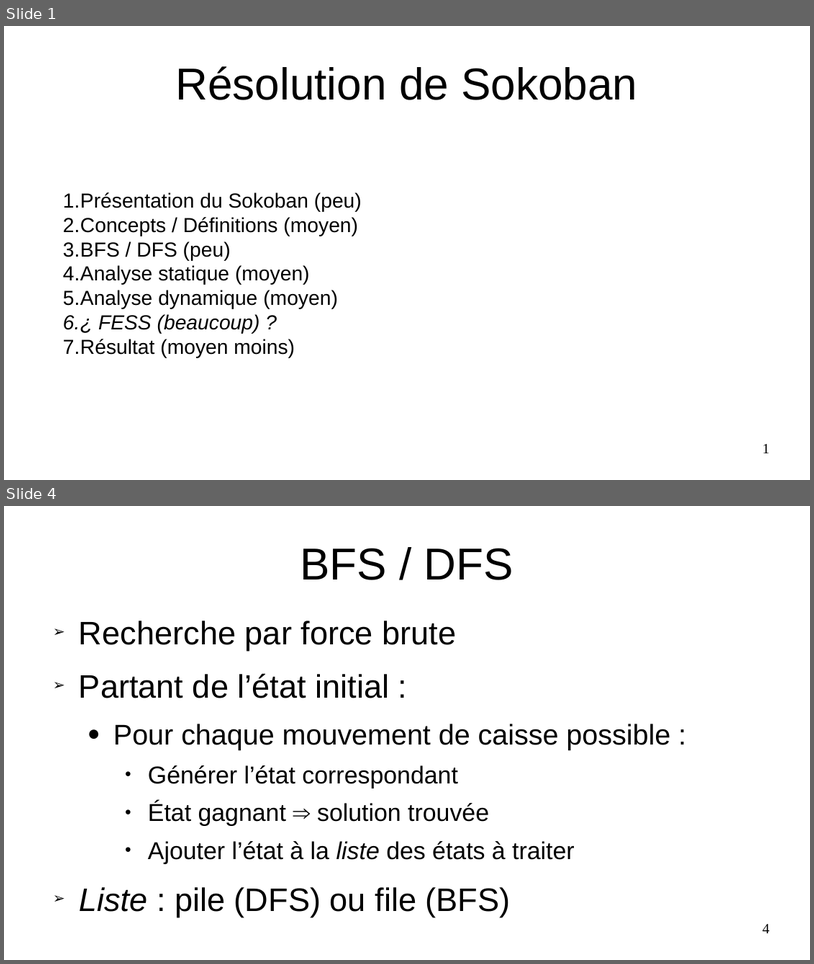
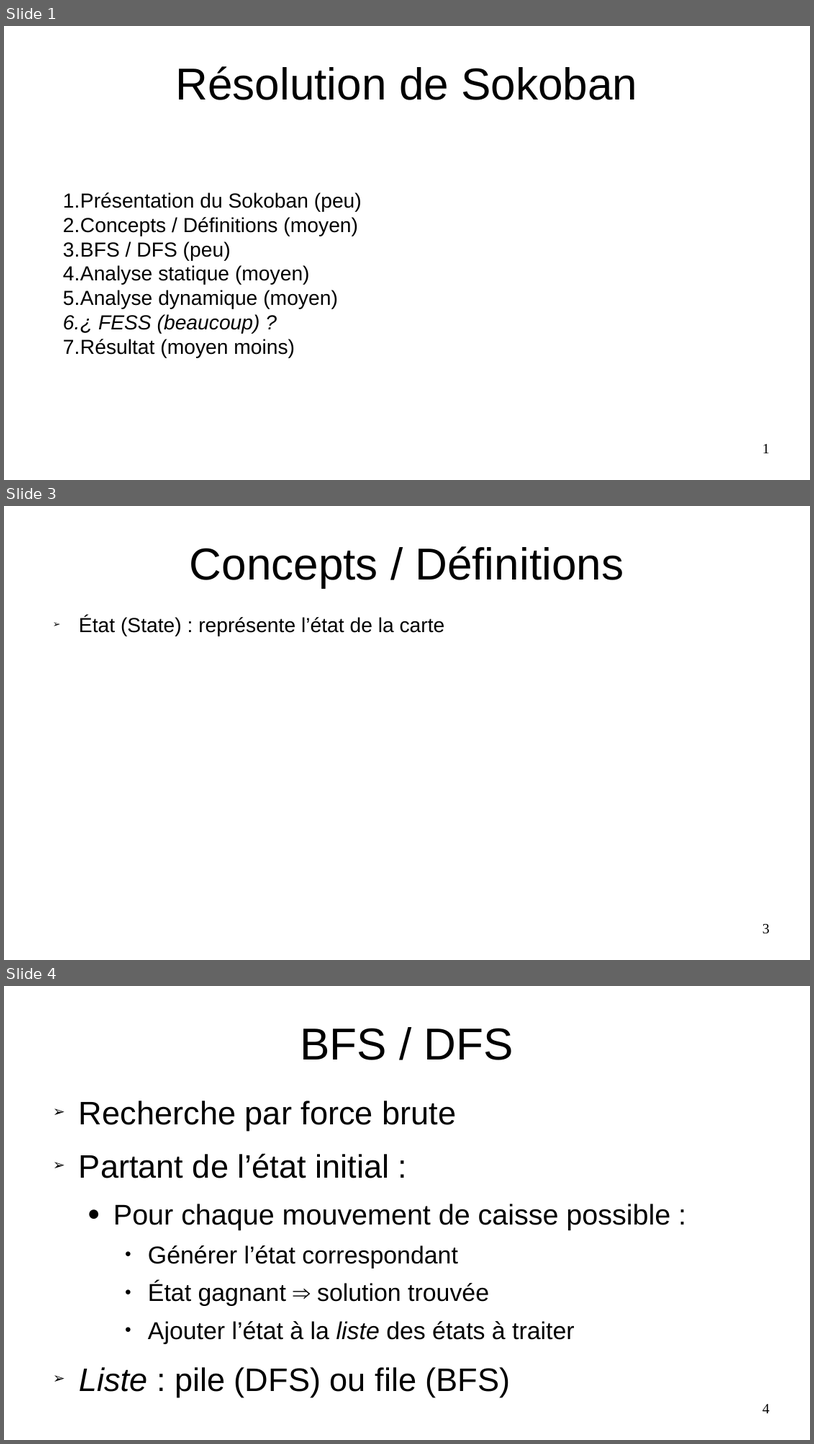
Before and after one commit to PoulpoGaz/sokoshell, a slide deck: documents/presentation.odp. Shown one above the other, each under a label of ours: slides 1 and 4 before the commit, slides 1, 3 and 4 after it; the slides between them are not shown. The pictures are 814x964 and 814x1444 pixels, drawn with LibreOffice and Linux fonts; fonts in the diff are those of the drawing. Boxes give left, top, right and bottom in pixels: in the first picture for what was removed or moved away, otherwise in the second. Text is boxed around its words. In the diff, an @@ line names an element or a change of style, - is before the commit and + after.

Commit message:
add freeze deadlock, state definition and sokoban presentation to presentation. add a pack a level that will be presented with the editor

```diff
--- a/documents/presentation.odp
+++ b/documents/presentation.odp
@@ slide 3 added at <box>4,506,810,960</box>, background #FFFFFF @@
@@ title added at <box>190,546,624,587</box>, 44 pt, text #000000 @@
+Concepts / Définitions
@@ text added at <box>79,616,445,636</box>, 20 pt, text #000000 @@
+➢ État (State) : représente l’état de la carte
@@ page number added at <box>763,924,770,934</box>, 14 pt, text #000000 @@
+3
```
Also in this commit, not shown: 3 slides changed, 4 other slides added, 1 slide removed, 3 other files.
